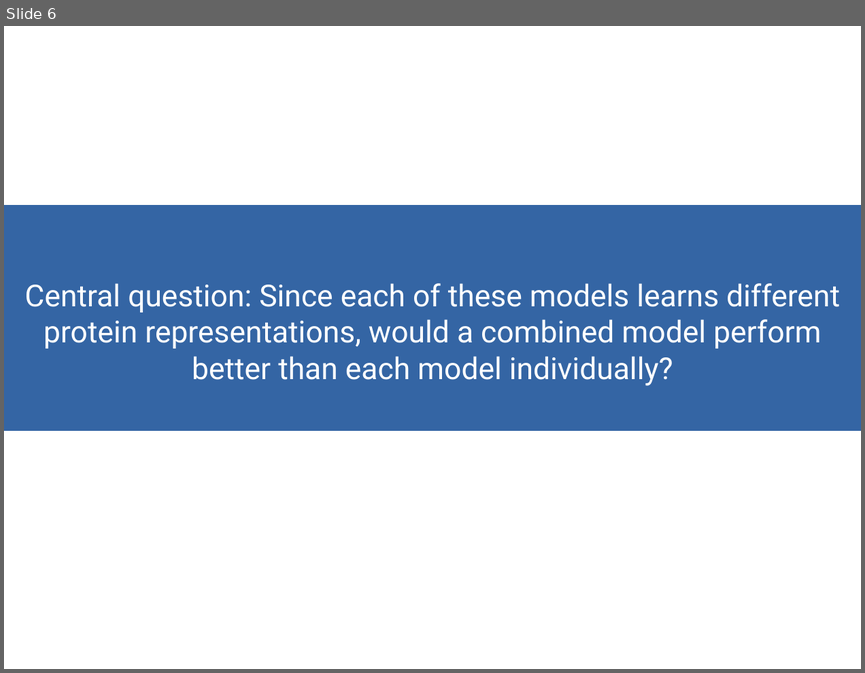
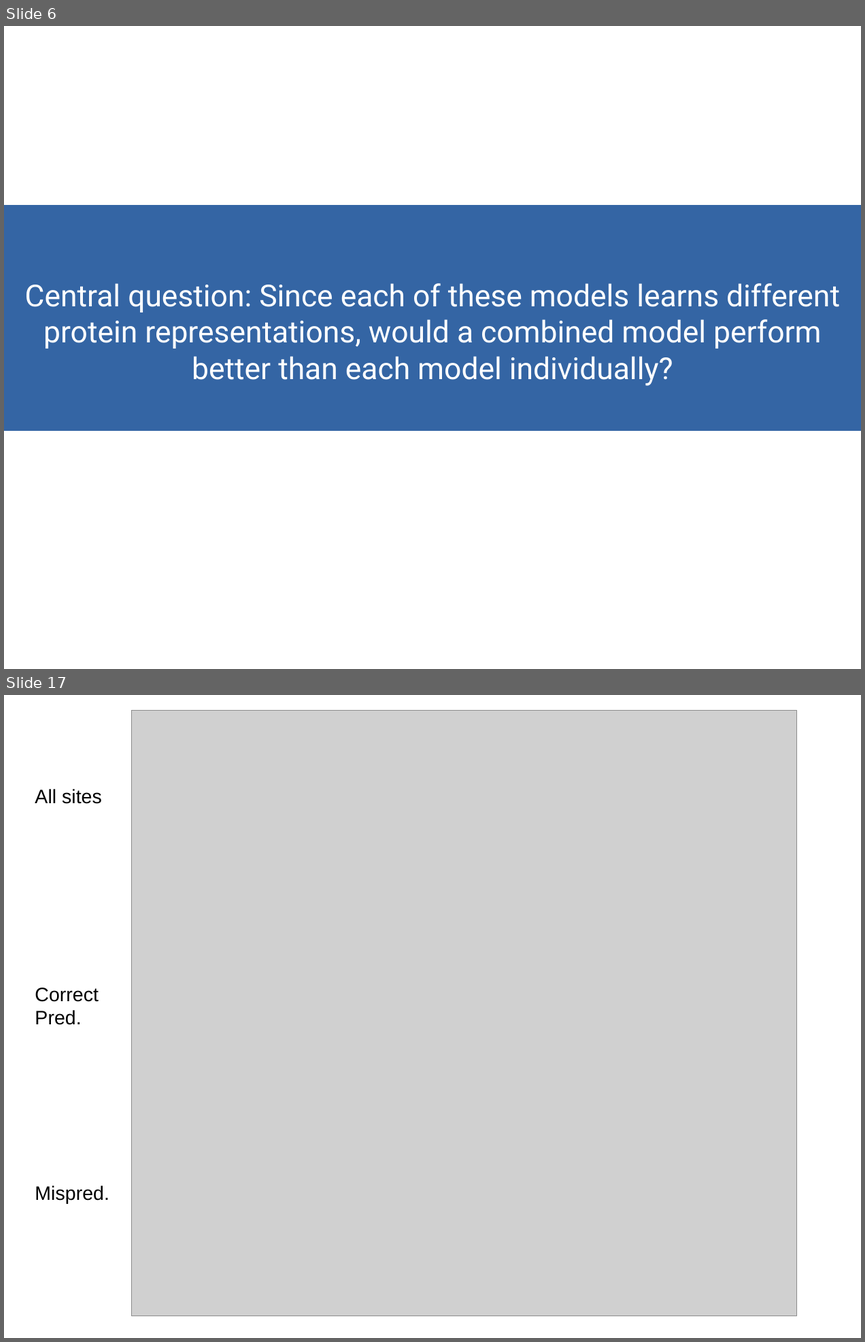
Before and after one commit to akulikova64/BERT_CNN_comparison, a slide deck: analysis/present_12_16_21.odp. Shown one above the other, each under a label of ours: slide 6 before the commit, slides 6 and 17 after it; the slides between them are not shown. The pictures are 865x673 and 865x1342 pixels, drawn with LibreOffice and Linux fonts; fonts in the diff are those of the drawing; grey boxes stand for pictures. Boxes give left, top, right and bottom in pixels: in the first picture for what was removed or moved away, otherwise in the second. Text is boxed around its words. In the diff, an @@ line names an element or a change of style, - is before the commit and + after.

```diff
--- a/analysis/present_12_16_21.odp
+++ b/analysis/present_12_16_21.odp
@@ slide 17 added at (x1=4, y1=695, x2=861, y2=1338), background #FFFFFF @@
@@ picture added at (x1=132, y1=711, x2=797, y2=1315) @@
@@ text added at (x1=35, y1=789, x2=102, y2=804), 18 pt, text #000000 @@
+All sites
@@ text added at (x1=35, y1=987, x2=99, y2=1025), 18 pt, text #000000 @@
+Correct
+Pred.
@@ text added at (x1=35, y1=1185, x2=109, y2=1204), 18 pt, text #000000 @@
+Mispred.
```
Also in this commit, not shown: 15 other slides added, 2 slides removed, 1 other file.
